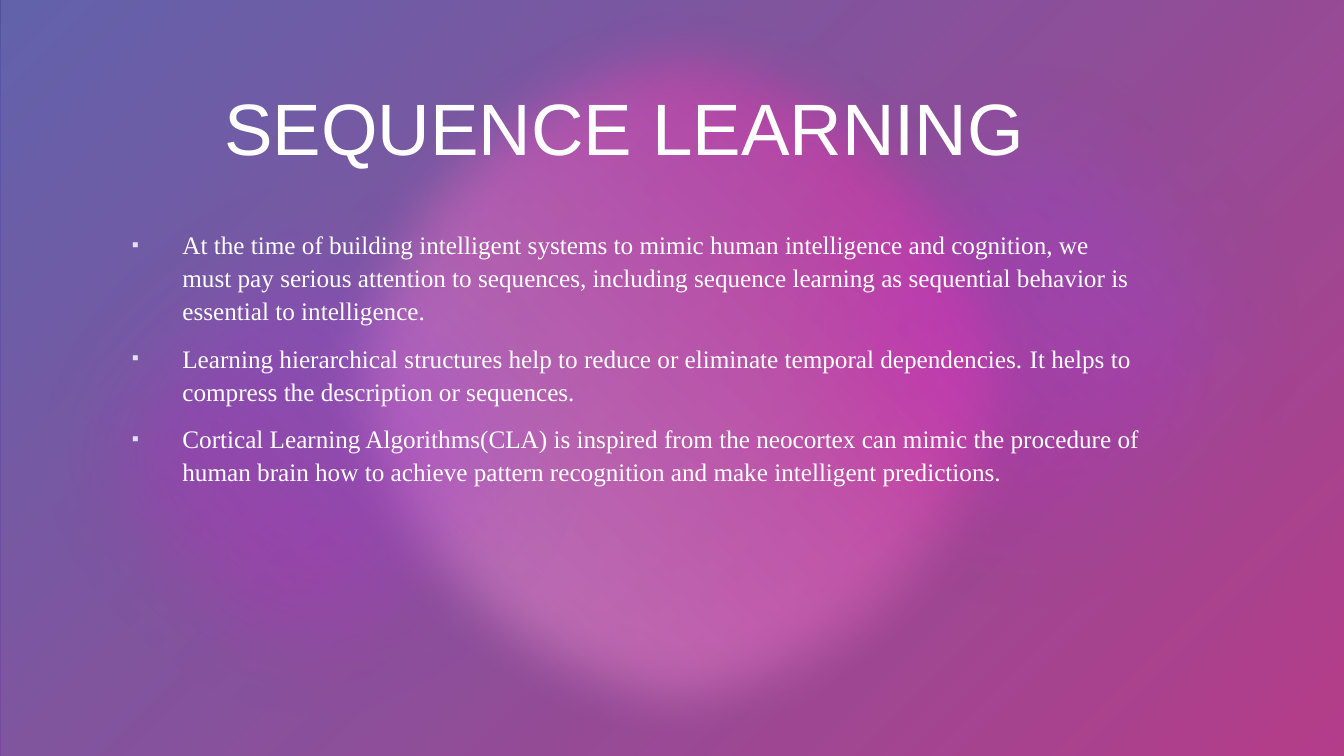
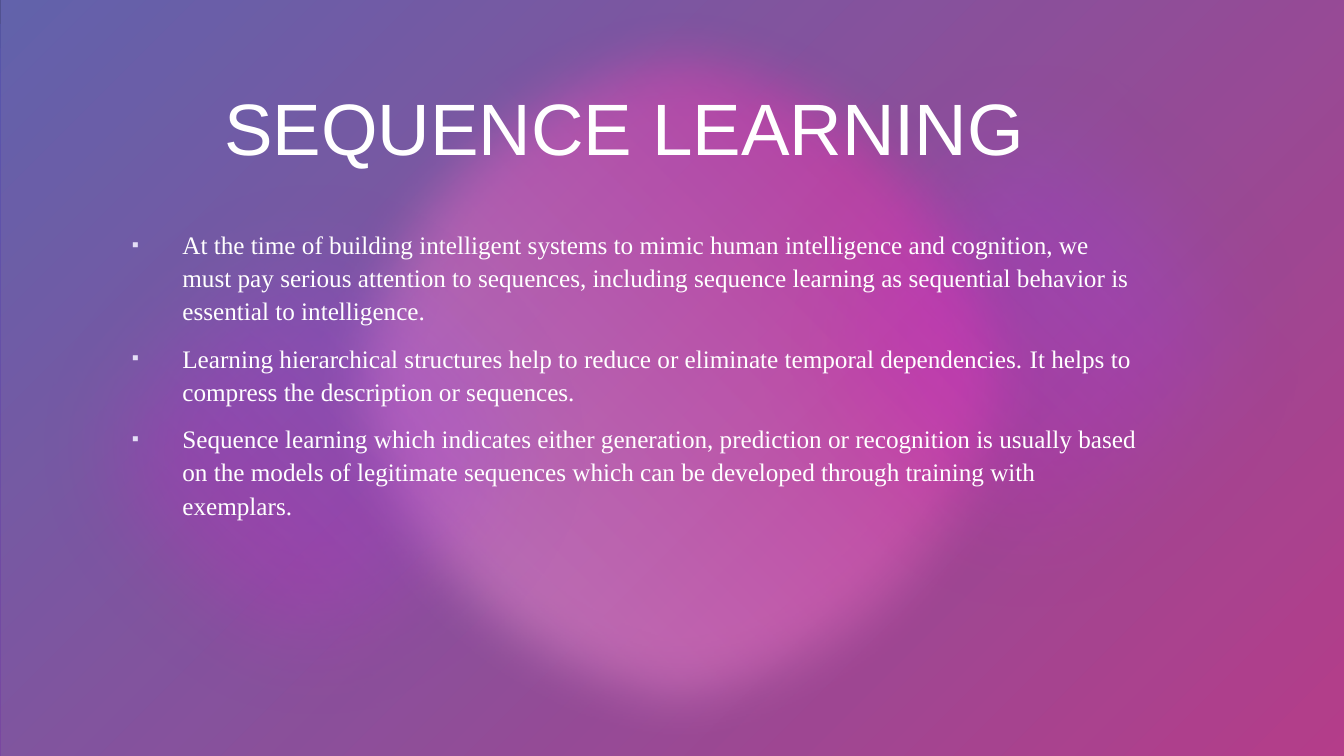
Before and after one commit to ddobric/neocortexapi-videolearning, a slide deck: slide 7 of MySEProject/Documentation/ppt for video learing migration project from Codebreakers.pptx. Drawn at 1344x756 pixels with LibreOffice and Linux fonts; fonts in the diff are those of the drawing; background and template pictures are left out; a plain dark background stands for a picture behind light text. Boxes give left, top, right and bottom in pixels: in the first picture for what was removed or moved away, otherwise in the second. Text is boxed around its words. In the diff, an @@ line names an element or a change of style, - is before the commit and + after.

Commit message:
Modification of ppt.

```diff
--- a/MySEProject/Documentation/ppt for video learing migration project from Codebreakers.pptx
+++ b/MySEProject/Documentation/ppt for video learing migration project from Codebreakers.pptx
@@ text at (182, 430, 1135, 521): text changed @@
-▪ Cortical Learning Algorithms(CLA) is inspired from the neocortex can mimic the procedure of human brain how to achieve pattern recognition and make intelligent predictions.
+▪ Sequence learning which indicates either generation, prediction or recognition is usually based on the models of legitimate sequences which can be developed through training with exemplars.
```
